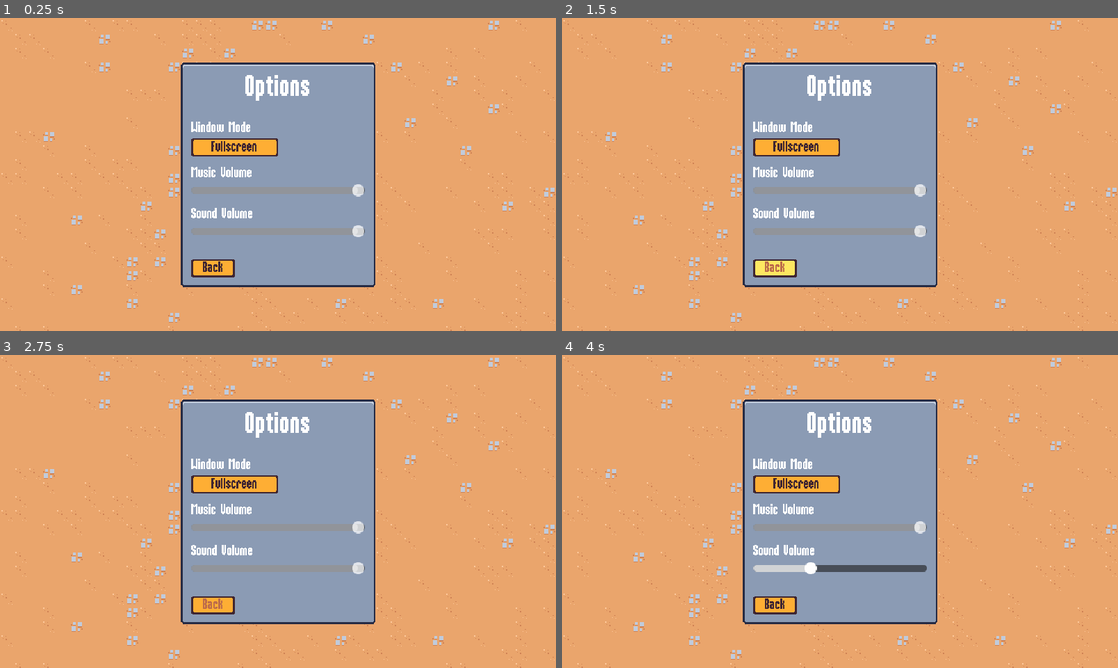
Above: before the commit, frames 1-4 (two rows, left to right).
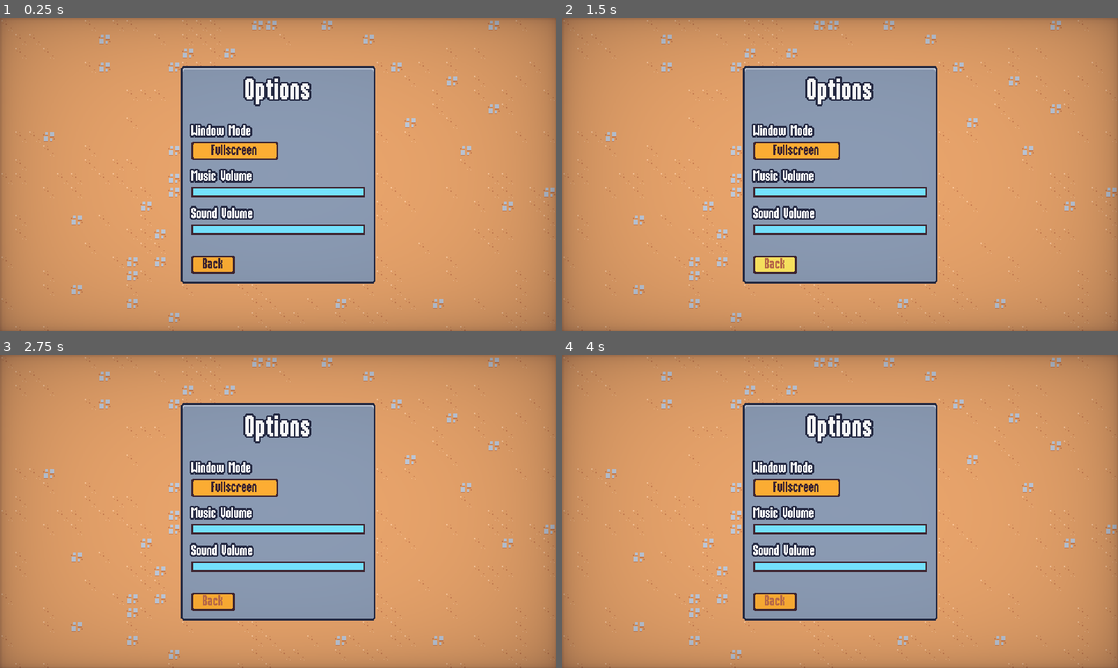
Above: after the commit, the same moments.

Repository: jrenato/dungeon_survival
Game: Godot game, scene res://src/ui/options_menu.tscn
The game is run twice, just before and just after one commit, with the same random seed, the same clock (stepped at 60 frames per second) and the same inputs. This scene is started directly instead of the project's main scene.
Inputs (mouse positions are in pixels of both pictures, inside the frame that each line leads up to):
- Up to frame 1 (0.25 s): no input
- Up to frame 2 (1.5 s): tap Enter at 0.5 s; move the mouse to (962, 158) at 0.52 s; press the mouse at (962, 158) at 0.53 s; hold D (move_right) 0.53-1.25 s; release the mouse at (962, 158) at 1.25 s; click "Back" at 1.25 s
- Up to frame 3 (2.75 s): move the mouse to (166, 527) at 2.02 s; hold S (move_down) from 2.03 s (still down); click (166, 527) at 2.1 s
- Up to frame 4 (4 s): move the mouse to (895, 442) at 2.77 s; release S (move_down) at 2.78 s; press the mouse at (895, 442) at 2.78 s; hold D (move_right) 2.78-3.53 s; move the mouse to (812, 574) at 3.52 s; release the mouse at (812, 574) at 3.53 s; hold W (move_up) from 3.53 s (still down); click (812, 574) at 3.6 s

The runs differ from the first frame. In frame 1, 33% of the frame differs, in the area x 0-100%, y 0-100%; in frame 2, 33%; in frame 3, 33%; in frame 4, 33%.

Commit message:
Improved theme, menus and cards

Diff:
--- a/resources/theme/theme.tres
+++ b/resources/theme/theme.tres
@@ -41,6 +41,35 @@
 texture_margin_bottom = 3.0
 region_rect = Rect2(52, 4, 8, 8)
 
+[sub_resource type="PlaceholderTexture2D" id="PlaceholderTexture2D_weudi"]
+size = Vector2(0, 0)
+
+[sub_resource type="PlaceholderTexture2D" id="PlaceholderTexture2D_3147e"]
+size = Vector2(0, 0)
+
+[sub_resource type="StyleBoxFlat" id="StyleBoxFlat_u8238"]
+bg_color = Color(0.458824, 0.890196, 1, 1)
+border_width_left = 2
+border_width_top = 2
+border_width_right = 2
+border_width_bottom = 2
+border_color = Color(0.8, 0.8, 0.8, 0)
+
+[sub_resource type="StyleBoxFlat" id="StyleBoxFlat_03ufl"]
+bg_color = Color(0.458824, 0.890196, 1, 1)
+border_width_left = 2
+border_width_top = 2
+border_width_right = 2
+border_width_bottom = 2
+border_color = Color(0.8, 0.8, 0.8, 0)
+
+[sub_resource type="StyleBoxFlat" id="StyleBoxFlat_sc372"]
+content_margin_left = 2.0
+content_margin_top = 6.0
+content_margin_right = 2.0
+content_margin_bottom = 6.0
+bg_color = Color(0.247059, 0.14902, 0.192157, 1)
+
 [sub_resource type="StyleBoxTexture" id="StyleBoxTexture_ytg6v"]
 texture = ExtResource("1_lvxjh")
 texture_margin_left = 4.0
@@ -65,6 +94,12 @@
 default_font_size = 16
 AlternatePanelContainer/base_type = &"PanelContainer"
 AlternatePanelContainer/styles/panel = SubResource("StyleBoxTexture_h3qbc")
+BlueOutlineLabel/base_type = &"Label"
+BlueOutlineLabel/colors/font_outline_color = Color(0.14902, 0.168627, 0.266667, 1)
+BlueOutlineLabel/colors/font_shadow_color = Color(0.14902, 0.168627, 0.266667, 1)
+BlueOutlineLabel/constants/outline_size = 8
+BlueOutlineLabel/constants/shadow_offset_x = 0
+BlueOutlineLabel/constants/shadow_offset_y = 0
 Button/colors/font_color = Color(0.247059, 0.14902, 0.192157, 1)
 Button/colors/font_focus_color = Color(0.741176, 0.423529, 0.290196, 1)
 Button/colors/font_hover_color = Color(0.741176, 0.423529, 0.290196, 1)
@@ -73,6 +108,12 @@
 Button/styles/hover = SubResource("StyleBoxTexture_7aad0")
 Button/styles/normal = SubResource("StyleBoxTexture_y16fr")
 Button/styles/pressed = SubResource("StyleBoxTexture_wgxte")
+HSlider/constants/grabber_offset = 0
+HSlider/icons/grabber = SubResource("PlaceholderTexture2D_weudi")
+HSlider/icons/grabber_highlight = SubResource("PlaceholderTexture2D_3147e")
+HSlider/styles/grabber_area = SubResource("StyleBoxFlat_u8238")
+HSlider/styles/grabber_area_highlight = SubResource("StyleBoxFlat_03ufl")
+HSlider/styles/slider = SubResource("StyleBoxFlat_sc372")
 Label/constants/line_spacing = 0
 PanelContainer/styles/panel = SubResource("StyleBoxTexture_ytg6v")
 ProgressBar/styles/background = SubResource("StyleBoxFlat_2kbra")
--- a/src/ui/ability_upgrade_card.tscn
+++ b/src/ui/ability_upgrade_card.tscn
@@ -211,10 +211,12 @@
 [node name="HoverPlayerComponent" parent="." instance=ExtResource("2_l5wmt")]
 unique_name_in_owner = true
 volume_db = -8.0
+bus = &"Master"
 streams = Array[AudioStream]([ExtResource("3_lc2u3"), ExtResource("4_laqbt"), ExtResource("5_28mcs"), ExtResource("6_f3u3d"), ExtResource("7_f7fsi"), ExtResource("8_har5x"), ExtResource("9_o8wnn"), ExtResource("10_smnap"), ExtResource("11_p70by"), ExtResource("12_6stht")])
 
 [node name="ClickPlayerComponent" parent="." instance=ExtResource("2_l5wmt")]
 unique_name_in_owner = true
+bus = &"Master"
 streams = Array[AudioStream]([ExtResource("3_lc2u3"), ExtResource("4_laqbt"), ExtResource("5_28mcs"), ExtResource("6_f3u3d"), ExtResource("7_f7fsi"), ExtResource("8_har5x"), ExtResource("9_o8wnn"), ExtResource("10_smnap"), ExtResource("11_p70by"), ExtResource("12_6stht")])
 
 [node name="AnimationPlayer" type="AnimationPlayer" parent="."]
@@ -248,8 +250,7 @@
 [node name="NameLabel" type="Label" parent="MarginContainer/VBoxContainer/PanelContainer"]
 unique_name_in_owner = true
 layout_mode = 2
-theme_override_colors/font_outline_color = Color(0.14902, 0.168627, 0.266667, 1)
-theme_override_constants/outline_size = 8
+theme_type_variation = &"BlueOutlineLabel"
 theme_override_font_sizes/font_size = 32
 text = "Title"
 horizontal_alignment = 1
@@ -259,8 +260,6 @@
 [node name="DescriptionLabel" type="Label" parent="MarginContainer/VBoxContainer"]
 unique_name_in_owner = true
 layout_mode = 2
-theme_override_colors/font_shadow_color = Color(0.14902, 0.168627, 0.266667, 1)
-theme_override_colors/font_outline_color = Color(0.14902, 0.168627, 0.266667, 1)
-theme_override_constants/outline_size = 8
+theme_type_variation = &"BlueOutlineLabel"
 text = "Upgrade description here and testing long description"
 autowrap_mode = 2
--- a/src/ui/end_screen.tscn
+++ b/src/ui/end_screen.tscn
@@ -75,13 +75,11 @@
 unique_name_in_owner = true
 stream = ExtResource("2_2pxpj")
 volume_db = -5.0
-bus = &"sfx"
 
 [node name="DefeatStreamPlayer" type="AudioStreamPlayer" parent="."]
 unique_name_in_owner = true
 stream = ExtResource("3_g87oy")
 volume_db = -5.0
-bus = &"sfx"
 
 [node name="ColorRect" type="ColorRect" parent="."]
 anchors_preset = 15
@@ -124,9 +122,7 @@
 [node name="TitleLabel" type="Label" parent="MarginContainer/PanelContainer/MarginContainer/VBoxContainer"]
 unique_name_in_owner = true
 layout_mode = 2
-theme_override_colors/font_shadow_color = Color(0.14902, 0.168627, 0.266667, 1)
-theme_override_colors/font_outline_color = Color(0.14902, 0.168627, 0.266667, 1)
-theme_override_constants/outline_size = 8
+theme_type_variation = &"BlueOutlineLabel"
 theme_override_font_sizes/font_size = 32
 text = "Victory"
 horizontal_alignment = 1
@@ -135,9 +131,7 @@
 [node name="MessageLabel" type="Label" parent="MarginContainer/PanelContainer/MarginContainer/VBoxContainer"]
 unique_name_in_owner = true
 layout_mode = 2
-theme_override_colors/font_shadow_color = Color(0.14902, 0.168627, 0.266667, 1)
-theme_override_colors/font_outline_color = Color(0.14902, 0.168627, 0.266667, 1)
-theme_override_constants/outline_size = 8
+theme_type_variation = &"BlueOutlineLabel"
 text = "You won!"
 horizontal_alignment = 1
 vertical_alignment = 1
--- a/src/ui/main_menu.tscn
+++ b/src/ui/main_menu.tscn
@@ -1,8 +1,9 @@
-[gd_scene load_steps=4 format=3 uid="uid://c4fncnbsipybj"]
+[gd_scene load_steps=5 format=3 uid="uid://c4fncnbsipybj"]
 
 [ext_resource type="PackedScene" uid="uid://c0nq7w1b1exx5" path="res://src/ui/sound_button.tscn" id="1_btxoa"]
 [ext_resource type="Script" path="res://src/ui/main_menu.gd" id="1_s24we"]
 [ext_resource type="TileSet" uid="uid://bicur6ubwdaip" path="res://resources/tilesets/tiny_dungeon.tres" id="1_wqhrs"]
+[ext_resource type="PackedScene" uid="uid://cxsld5j4127du" path="res://src/ui/vignette.tscn" id="4_4jmav"]
 
 [node name="MainMenu" type="CanvasLayer"]
 script = ExtResource("1_s24we")
@@ -38,6 +39,7 @@
 
 [node name="Label" type="Label" parent="MarginContainer/PanelContainer/MarginContainer/VBoxContainer"]
 layout_mode = 2
+theme_type_variation = &"BlueOutlineLabel"
 theme_override_font_sizes/font_size = 32
 text = "Dungeon Survival"
 
@@ -55,3 +57,5 @@
 unique_name_in_owner = true
 layout_mode = 2
 text = "Quit"
+
+[node name="Vignette" parent="." instance=ExtResource("4_4jmav")]
--- a/src/ui/options_menu.tscn
+++ b/src/ui/options_menu.tscn
@@ -1,8 +1,9 @@
-[gd_scene load_steps=4 format=3 uid="uid://cr312keea1g50"]
+[gd_scene load_steps=5 format=3 uid="uid://cr312keea1g50"]
 
 [ext_resource type="Script" path="res://src/ui/options_menu.gd" id="1_j7n7n"]
 [ext_resource type="TileSet" uid="uid://bicur6ubwdaip" path="res://resources/tilesets/tiny_dungeon.tres" id="2_hii5u"]
 [ext_resource type="PackedScene" uid="uid://c0nq7w1b1exx5" path="res://src/ui/sound_button.tscn" id="3_12fq6"]
+[ext_resource type="PackedScene" uid="uid://cxsld5j4127du" path="res://src/ui/vignette.tscn" id="4_ovo2p"]
 
 [node name="OptionsMenu" type="CanvasLayer"]
 script = ExtResource("1_j7n7n")
@@ -40,6 +41,7 @@
 
 [node name="Label" type="Label" parent="MarginContainer/PanelContainer/MarginContainer/VBoxContainer"]
 layout_mode = 2
+theme_type_variation = &"BlueOutlineLabel"
 theme_override_font_sizes/font_size = 32
 text = "Options"
 horizontal_alignment = 1
@@ -53,6 +55,7 @@
 
 [node name="Label" type="Label" parent="MarginContainer/PanelContainer/MarginContainer/VBoxContainer/VBoxContainer/WindowOptionContainer"]
 layout_mode = 2
+theme_type_variation = &"BlueOutlineLabel"
 text = "Window Mode"
 
 [node name="WindowButton" parent="MarginContainer/PanelContainer/MarginContainer/VBoxContainer/VBoxContainer/WindowOptionContainer" instance=ExtResource("3_12fq6")]
@@ -67,6 +70,7 @@
 
 [node name="Label" type="Label" parent="MarginContainer/PanelContainer/MarginContainer/VBoxContainer/VBoxContainer/MusicOptionContainer"]
 layout_mode = 2
+theme_type_variation = &"BlueOutlineLabel"
 text = "Music Volume"
 
 [node name="MusicSlider" type="HSlider" parent="MarginContainer/PanelContainer/MarginContainer/VBoxContainer/VBoxContainer/MusicOptionContainer"]
@@ -80,6 +84,7 @@
 
 [node name="Label" type="Label" parent="MarginContainer/PanelContainer/MarginContainer/VBoxContainer/VBoxContainer/SoundOptionContainer"]
 layout_mode = 2
+theme_type_variation = &"BlueOutlineLabel"
 text = "Sound Volume"
 
 [node name="SoundSlider" type="HSlider" parent="MarginContainer/PanelContainer/MarginContainer/VBoxContainer/VBoxContainer/SoundOptionContainer"]
@@ -94,3 +99,6 @@
 layout_mode = 2
 size_flags_horizontal = 0
 text = "Back"
+
+[node name="Vignette" parent="." instance=ExtResource("4_ovo2p")]
+layer = 2
Not shown: 1 places in resources/theme/theme.tres that only renumber resources
